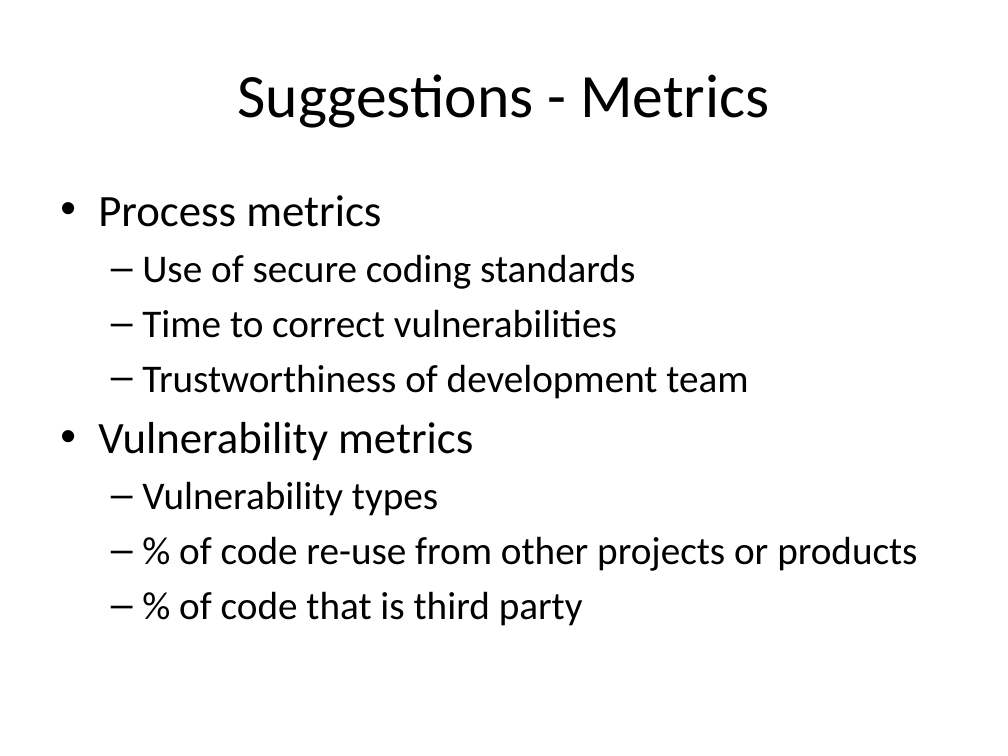
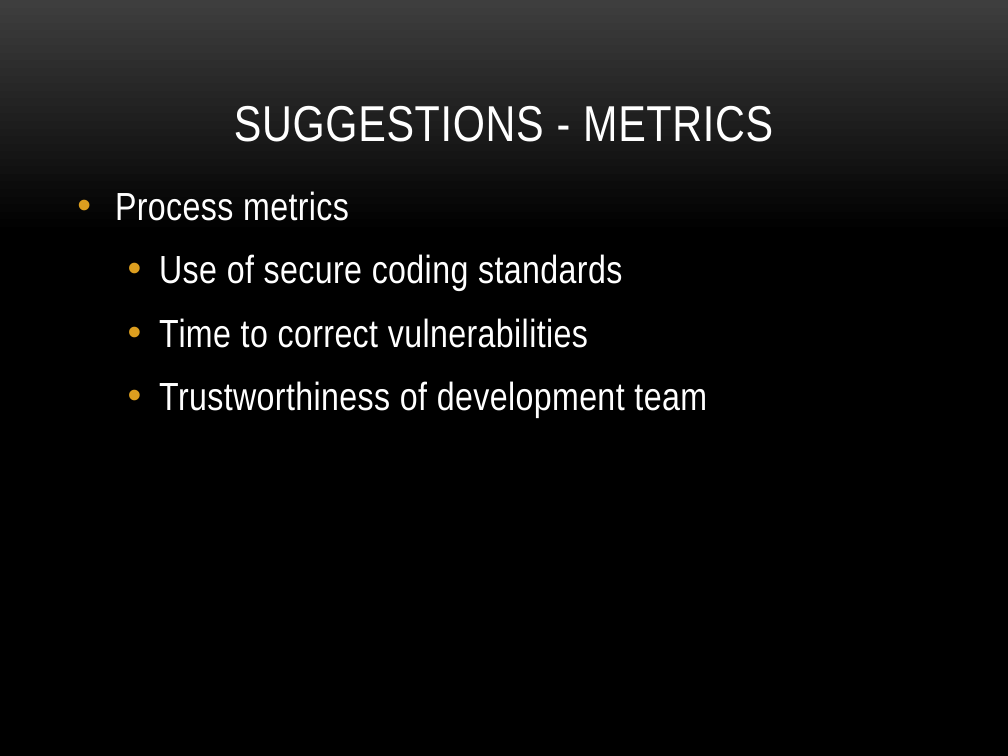
Before and after one commit to petitJAM/Nutrition-App, a slide deck: slide 17 of Milestones and Domain Track/Cyber Security.pptx (slide 8 before the commit). Drawn at 1008x756 pixels with LibreOffice and Linux fonts; fonts in the diff are those of the drawing; background and template pictures are left out. Boxes give left, top, right and bottom in pixels: in the first picture for what was removed or moved away, otherwise in the second. Text is boxed around its words. In the diff, an @@ line names an element or a change of style, - is before the commit and + after.

```diff
--- a/Milestones and Domain Track/Cyber Security.pptx
+++ b/Milestones and Domain Track/Cyber Security.pptx
@@ background #FFFFFF to picture (left out) @@
@@ title "SUGGESTIONS - METRICS" at (234, 105, 773, 142): vertical alignment middle to bottom @@
@@ title at (234, 105, 773, 142): text changed; size 44 to 36 pt; font Calibri to Arial Narrow; text colour #000000 to #FFFFFF @@
-Suggestions - Metrics
+SUGGESTIONS - METRICS
@@ text "Process metrics": place and size @@
-text "Process metrics" at (98, 195, 917, 626)
+text "Process metrics" at (115, 191, 707, 418)
@@ text "Process metrics" at (115, 191, 707, 418): size 32 to 28 pt in "Process metrics"; font Calibri to Arial Narrow, text colour #000000 to #FFFFFF, letter spacing 0 to 0.3 pt; more space between paragraphs; bullet – to • @@
@@ text at (98, 422, 917, 626): paragraphs removed @@
-• Vulnerability metrics
-  – Vulnerability types
-  – % of code re-use from other projects or products
-  – % of code that is third party
```
Also in this commit, not shown: 8 other slides changed, 11 slides added, 1 slide removed, 3 other files.
